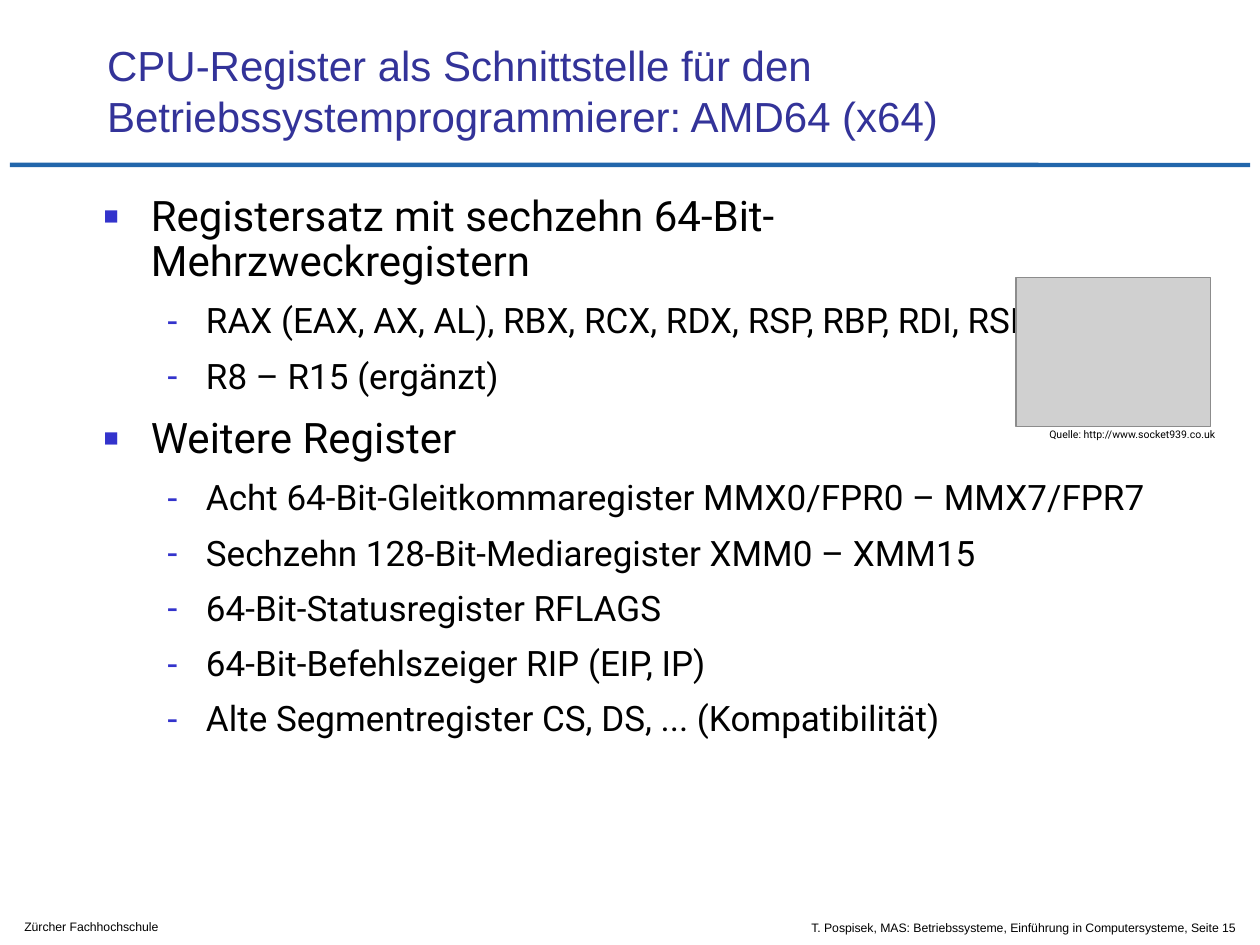
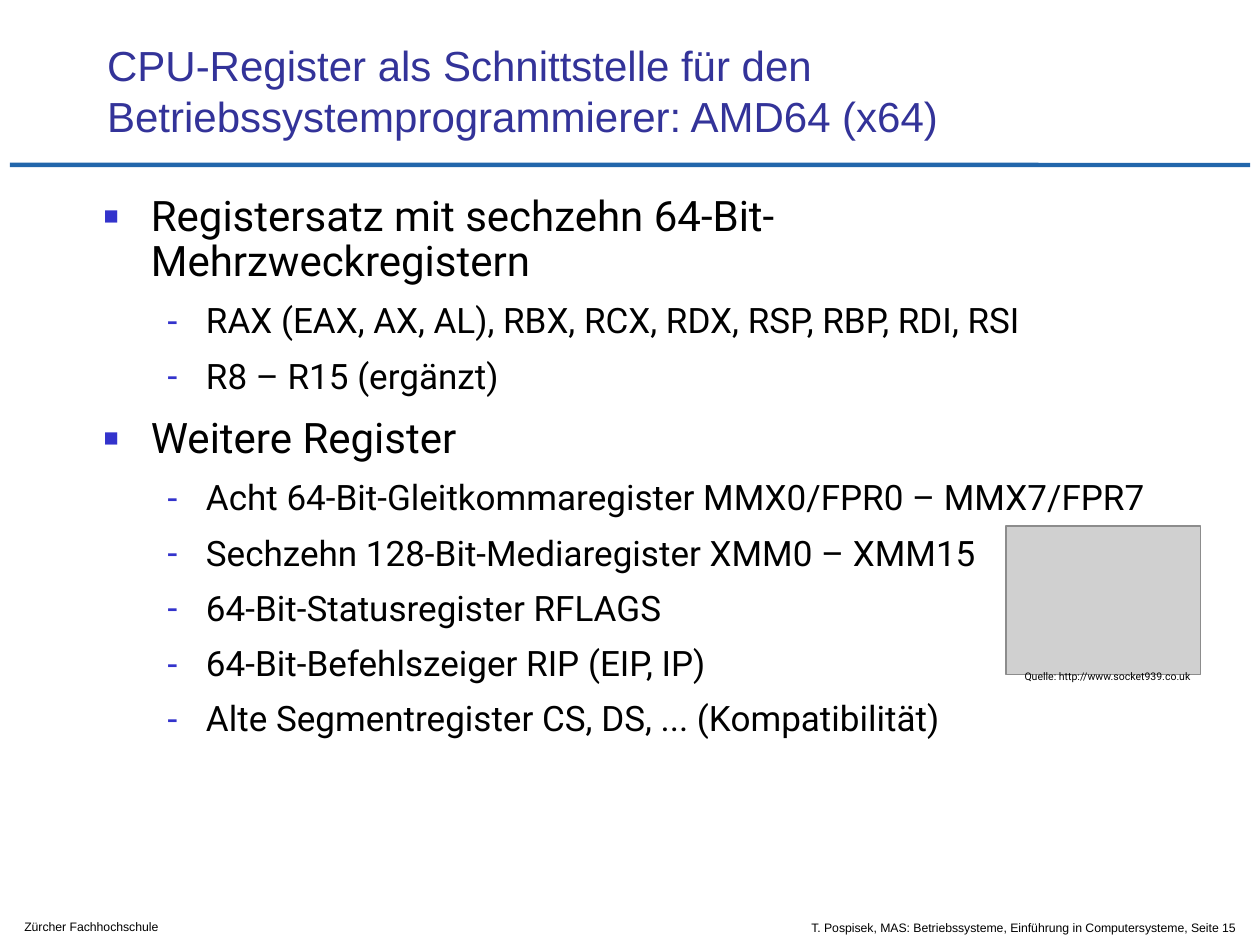
Before and after one commit to tpo/betriebssysteme, a slide deck: slide 15 of 01-1_Einführung_in_Computersysteme.odp. Drawn at 1260x945 pixels with LibreOffice and Linux fonts; fonts in the diff are those of the drawing; grey boxes stand for pictures; background and template pictures are left out. Boxes give left, top, right and bottom in pixels: in the first picture for what was removed or moved away, otherwise in the second. Text is boxed around its words. In the diff, an @@ line names an element or a change of style, - is before the commit and + after.

```diff
--- a/01-1_Einführung_in_Computersysteme.odp
+++ b/01-1_Einführung_in_Computersysteme.odp
@@ picture: place and size @@
-picture at [1016,278,1210,427]
+picture at [1005,525,1200,674]
@@ text "Quelle: http://www.socket939.co.uk": place and size @@
-text "Quelle: http://www.socket939.co.uk" at [1049,430,1215,440]
+text "Quelle: http://www.socket939.co.uk" at [1025,672,1190,683]
```
Also in this commit, not shown: 2 other slides changed, 1 other file.
